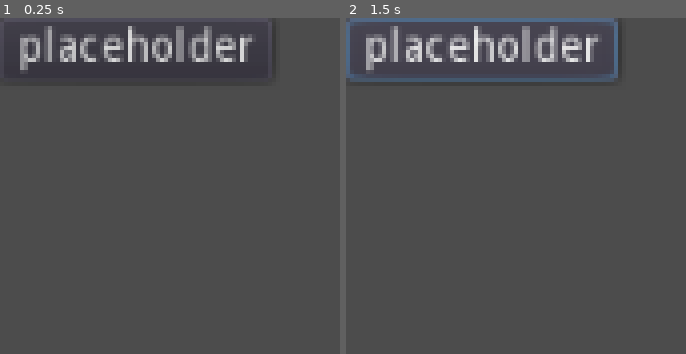
Above: before the commit, frames 1-2 (left to right).
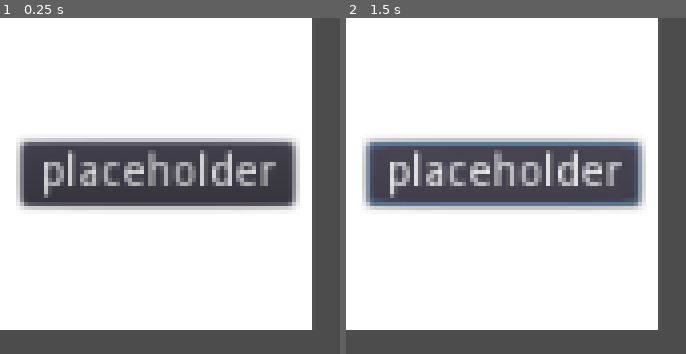
Above: after the commit, the same moments.

Repository: doctor-g/7DRL-2021
Game: Godot game, scene res://src/Card.tscn
The game is run twice, just before and just after one commit, with the same random seed, the same clock (stepped at 60 frames per second) and the same inputs. Before the commit the project has no main scene; this scene is started directly in both runs.
Inputs:
- Up to frame 1 (0.25 s): no input
- Up to frame 2 (1.5 s): click "placeholder" at 0.5 s; click "placeholder" at 1.25 s

The runs differ from the first frame. In frame 1, 74% of the frame differs, in the area x 0-92%, y 0-93%; in frame 2, 75%.
Error before the commit: Invalid get index 'name' (on base: 'Nil'). (res://src/Card.gd:7)
Error after the commit: Assertion failed: Command may not be null (res://src/Card.gd:9)

Commit message:
Implement a limited demonstration of the core loop

Diff:
--- a/project/project.godot
+++ b/project/project.godot
@@ -8,19 +8,21 @@
 
 config_version=4
 
-_global_script_classes=[  ]
+_global_script_classes=[ {
+"base": "Node2D",
+"class": "Game",
+"language": "GDScript",
+"path": "res://src/Game.gd"
+} ]
 _global_script_class_icons={
-
+"Game": ""
 }
 
 [application]
 
 config/name="RoguelikeDeckbuilder"
+run/main_scene="res://src/Game.tscn"
 config/icon="res://icon.png"
-
-[autoload]
-
-GameState="*res://src/GameState.gd"
 
 [rendering]
 
--- a/project/src/Card.gd
+++ b/project/src/Card.gd
@@ -1,12 +1,18 @@
-extends Node2D
+extends Control
+
+signal played
 
 var command
 
-# Called when the node enters the scene tree for the first time.
+
 func _ready():
+	assert(command!=null, "Command may not be null")
 	$Button.text = command.name
 
 
+func play(game:Game) -> void:
+	command.execute(game)
+
+
 func _on_Button_pressed():
-	command.execute()
-	queue_free()
+	emit_signal("played")
--- a/project/src/Card.tscn
+++ b/project/src/Card.tscn
@@ -2,12 +2,31 @@
 
 [ext_resource path="res://src/Card.gd" type="Script" id=1]
 
-[node name="Card" type="Node2D"]
+[node name="Card" type="Control"]
+margin_right = 100.0
+margin_bottom = 100.0
+rect_min_size = Vector2( 100, 100 )
 script = ExtResource( 1 )
+__meta__ = {
+"_edit_use_anchors_": false
+}
+
+[node name="ColorRect" type="ColorRect" parent="."]
+anchor_right = 1.0
+anchor_bottom = 1.0
+__meta__ = {
+"_edit_use_anchors_": false
+}
 
 [node name="Button" type="Button" parent="."]
-margin_right = 12.0
-margin_bottom = 20.0
+anchor_left = 0.5
+anchor_top = 0.5
+anchor_right = 0.5
+anchor_bottom = 0.5
+margin_left = -43.5
+margin_top = -10.0
+margin_right = 43.5
+margin_bottom = 10.0
 text = "placeholder"
 __meta__ = {
 "_edit_use_anchors_": false
--- a/project/src/Commands/Goblin.gd
+++ b/project/src/Cards/Goblin.gd
@@ -4,6 +4,6 @@
 	name = "Goblin"
 
 
-func execute() -> void:
+func execute(game:Game) -> void:
 	var goblin = preload("res://src/Monsters/Goblin.tscn").instance()
-	GameState.room.add_monster(goblin)
+	game.add_monster(goblin)
--- /dev/null
+++ b/project/src/Cards/Weapon.gd
@@ -0,0 +1,9 @@
+extends Node
+
+func _init():
+	name = "Weapon"
+
+
+func execute(game:Game) -> void:
+	var weapon = preload("res://src/Items/Weapon.tscn").instance()
+	game.add_item(weapon)
--- /dev/null
+++ b/project/src/Game.gd
@@ -0,0 +1,116 @@
+class_name Game
+extends Node2D
+
+var ap := 0
+
+var _deck = []
+var _discard = []
+
+onready var _Card := load("res://src/Card.tscn")
+
+func _ready():
+	# Initialize UI
+	_update_ap_label()
+
+	# Load the cards
+	var test = ["Goblin.gd", "Weapon.gd", "Weapon.gd", "Goblin.gd", "Weapon.gd",
+	 "Weapon.gd", "Goblin.gd", "Weapon.gd", "Weapon.gd", "Goblin.gd"]
+	for script in test:
+		var card = _Card.instance()
+		card.command = load("res://src/Cards/%s" % script).new()
+		_deck.append(card)
+	_draw_hand()
+
+
+func _draw_hand():
+	for _i in range(0,5):
+		if _deck.size() == 0:
+			_deck = _discard.duplicate()
+			_discard = []
+		var card = _deck.pop_front()
+		card.connect("played", self, "_on_Card_played", [card], CONNECT_ONESHOT)
+		add_card(card)
+
+
+func _on_Card_played(card) -> void:
+	card.play(self)
+	$CardBox.remove_child(card)
+	_discard.append(card)
+
+
+func add_card(card)->void:
+	$CardBox.add_child(card)
+
+
+func add_monster(monster)->void:
+	assert($MonsterSlot.get_child_count()==0, "Can only have one monster")
+	$MonsterSlot.add_child(monster)
+	monster.connect("defeated", self, "_on_Monster_defeated", [monster], CONNECT_ONESHOT)
+
+
+func _on_Monster_defeated(monster)->void:
+	$MonsterSlot.remove_child(monster)
+	monster.queue_free()
+	_update_action_buttons()
+
+
+func add_item(item)->void:
+	assert($ItemSlot.get_child_count()==0, "Can only have one item")
+	$ItemSlot.add_child(item)
+
+
+func _on_CardsDoneButton_pressed():
+	for child in $CardBox.get_children():
+		ap += 1
+		_update_ap_label()
+		child.disconnect("played", self, "_on_Card_played")
+		$CardBox.remove_child(child)
+		_discard.append(child)
+	_update_action_buttons()
+	$CardsDoneButton.disabled = true
+
+
+func _update_action_buttons():
+	$HBoxContainer/AttackButton.disabled = not _has_monster() or ap==0
+	$HBoxContainer/LootButton.disabled = not _has_loot() or _has_monster() or ap==0
+	$HBoxContainer/RestButton.disabled = _has_monster() or ap==0
+	$ActionsDoneButton.disabled = false
+
+
+func _has_monster():
+	return $MonsterSlot.get_child_count() > 0
+
+
+func _update_ap_label() -> void:
+	$HBoxContainer/APLabel.text = "AP: %d" % ap
+
+
+func _on_ActionsDoneButton_pressed():
+	ap = 0
+	_update_ap_label()
+	$HBoxContainer/AttackButton.disabled = true
+	$HBoxContainer/LootButton.disabled = true
+	$HBoxContainer/RestButton.disabled = true
+	$CardsDoneButton.disabled = false
+	$ActionsDoneButton.disabled = true
+	_draw_hand()
+
+
+func _on_AttackButton_pressed():
+	assert(_has_monster(), "There is no monster to attack")
+	$MonsterSlot.get_child(0).defeat()
+	ap -= 1
+	_update_ap_label()
+
+
+func _on_LootButton_pressed():
+	assert(_has_loot(), "There is no loot")
+	print("You got loot")
+	$ItemSlot.remove_child($ItemSlot.get_child(0))
+	_update_action_buttons()
+	ap -= 1
+	_update_ap_label()
+
+
+func _has_loot() -> bool:
+	return $ItemSlot.get_child_count() > 0
--- /dev/null
+++ b/project/src/Game.tscn
@@ -0,0 +1,95 @@
+[gd_scene load_steps=2 format=2]
+
+[ext_resource path="res://src/Game.gd" type="Script" id=1]
+
+[node name="Game" type="Node2D"]
+script = ExtResource( 1 )
+__meta__ = {
+"_edit_lock_": true
+}
+
+[node name="HBoxContainer" type="HBoxContainer" parent="."]
+anchor_left = 0.5
+anchor_top = 1.0
+anchor_right = 0.5
+anchor_bottom = 1.0
+margin_left = 408.23
+margin_top = 559.19
+margin_right = 604.23
+margin_bottom = 579.19
+__meta__ = {
+"_edit_use_anchors_": false
+}
+
+[node name="APLabel" type="Label" parent="HBoxContainer"]
+margin_top = 3.0
+margin_right = 33.0
+margin_bottom = 17.0
+text = "AP: X"
+
+[node name="AttackButton" type="Button" parent="HBoxContainer"]
+margin_left = 37.0
+margin_right = 89.0
+margin_bottom = 20.0
+disabled = true
+text = "Attack"
+
+[node name="LootButton" type="Button" parent="HBoxContainer"]
+margin_left = 93.0
+margin_right = 133.0
+margin_bottom = 20.0
+disabled = true
+text = "Loot"
+__meta__ = {
+"_edit_use_anchors_": false
+}
+
+[node name="RestButton" type="Button" parent="HBoxContainer"]
+margin_left = 137.0
+margin_right = 177.0
+margin_bottom = 20.0
+disabled = true
+text = "Rest"
+__meta__ = {
+"_edit_use_anchors_": false
+}
+
+[node name="CardBox" type="HBoxContainer" parent="."]
+margin_top = 415.311
+margin_right = 1024.0
+margin_bottom = 455.311
+custom_constants/separation = 20
+__meta__ = {
+"_edit_use_anchors_": false
+}
+
+[node name="MonsterSlot" type="Node2D" parent="."]
+position = Vector2( 197.553, 85.3071 )
+
+[node name="ItemSlot" type="Node2D" parent="."]
+position = Vector2( 636.436, 85.3071 )
+
+[node name="CardsDoneButton" type="Button" parent="."]
+margin_left = 966.44
+margin_top = 499.495
+margin_right = 1012.44
+margin_bottom = 519.495
+text = "Done"
+__meta__ = {
+"_edit_use_anchors_": false
+}
+
+[node name="ActionsDoneButton" type="Button" parent="."]
+margin_left = 966.44
+margin_top = 561.231
+margin_right = 1012.44
+margin_bottom = 581.231
+disabled = true
+text = "Done"
+__meta__ = {
+"_edit_use_anchors_": false
+}
+[connection signal="pressed" from="HBoxContainer/AttackButton" to="." method="_on_AttackButton_pressed"]
+[connection signal="pressed" from="HBoxContainer/LootButton" to="." method="_on_LootButton_pressed"]
+[connection signal="pressed" from="CardsDoneButton" to="." method="_on_CardsDoneButton_pressed"]
+[connection signal="pressed" from="ActionsDoneButton" to="." method="_on_ActionsDoneButton_pressed"]
--- a/project/src/GameState.gd
+++ /dev/null
@@ -1,4 +0,0 @@
-extends Node
-
-# Current room
-var room
--- /dev/null
+++ b/project/src/Items/Weapon.tscn
@@ -0,0 +1,8 @@
+[gd_scene load_steps=2 format=2]
+
+[ext_resource path="res://src/OneBitSprite.tscn" type="PackedScene" id=1]
+
+[node name="Node2D" type="Node2D"]
+
+[node name="Sprite" parent="." instance=ExtResource( 1 )]
+frame = 226
--- a/project/src/Monsters/Goblin.tscn
+++ b/project/src/Monsters/Goblin.tscn
@@ -1,8 +1,10 @@
-[gd_scene load_steps=2 format=2]
+[gd_scene load_steps=3 format=2]
 
 [ext_resource path="res://assets/monochrome_packed.png" type="Texture" id=1]
+[ext_resource path="res://src/Monsters/Monster.gd" type="Script" id=2]
 
 [node name="Goblin" type="Node2D"]
+script = ExtResource( 2 )
 
 [node name="Sprite" type="Sprite" parent="."]
 texture = ExtResource( 1 )
--- /dev/null
+++ b/project/src/Monsters/Monster.gd
@@ -0,0 +1,6 @@
+extends Node2D
+
+signal defeated
+
+func defeat():
+	emit_signal("defeated")
--- a/project/src/Room.gd
+++ b/project/src/Room.gd
@@ -1,17 +1,25 @@
 extends Node2D
 
 onready var _monsters := $Monsters
+onready var _cards := $Cards
+onready var _action_bar := $ActionBar
 
 func _ready():
 	# Initialize the global state
 	GameState.room = self
 
-	# Load the cards
-	var card = preload("res://src/Card.tscn").instance()
-	card.command = load("res://src/Commands/Goblin.gd").new()
-	add_child(card)
-	card.position = Vector2(100,100)
+
+
 
 
 func add_monster(monster)->void:
 	_monsters.add_child(monster)
+
+
+func _on_DoneButton_pressed():
+	_cards.visible = false
+	_enable_action_bar()
+
+
+func _enable_action_bar():
+	$ActionBar/AttackButton.disabled = false
--- a/project/src/Room.tscn
+++ b/project/src/Room.tscn
@@ -7,3 +7,47 @@
 
 [node name="Monsters" type="Node2D" parent="."]
 position = Vector2( 424, 80 )
+
+[node name="DoneButton" type="Button" parent="."]
+margin_left = 921.04
+margin_top = 533.936
+margin_right = 967.04
+margin_bottom = 553.936
+text = "Done"
+__meta__ = {
+"_edit_use_anchors_": false
+}
+
+[node name="Cards" type="HBoxContainer" parent="."]
+margin_left = 124.14
+margin_top = 425.814
+margin_right = 124.14
+margin_bottom = 425.814
+__meta__ = {
+"_edit_use_anchors_": false
+}
+
+[node name="ActionBar" type="HBoxContainer" parent="."]
+anchor_right = 1.0
+anchor_bottom = 1.0
+margin_left = 490.109
+margin_top = 572.004
+margin_right = 563.109
+margin_bottom = 592.004
+__meta__ = {
+"_edit_use_anchors_": false
+}
+
+[node name="APLabel" type="Label" parent="ActionBar"]
+margin_top = 3.0
+margin_right = 17.0
+margin_bottom = 17.0
+text = "AP"
+
+[node name="AttackButton" type="Button" parent="ActionBar"]
+margin_left = 21.0
+margin_right = 73.0
+margin_bottom = 20.0
+disabled = true
+text = "Attack"
+[connection signal="pressed" from="DoneButton" to="." method="_on_DoneButton_pressed"]
